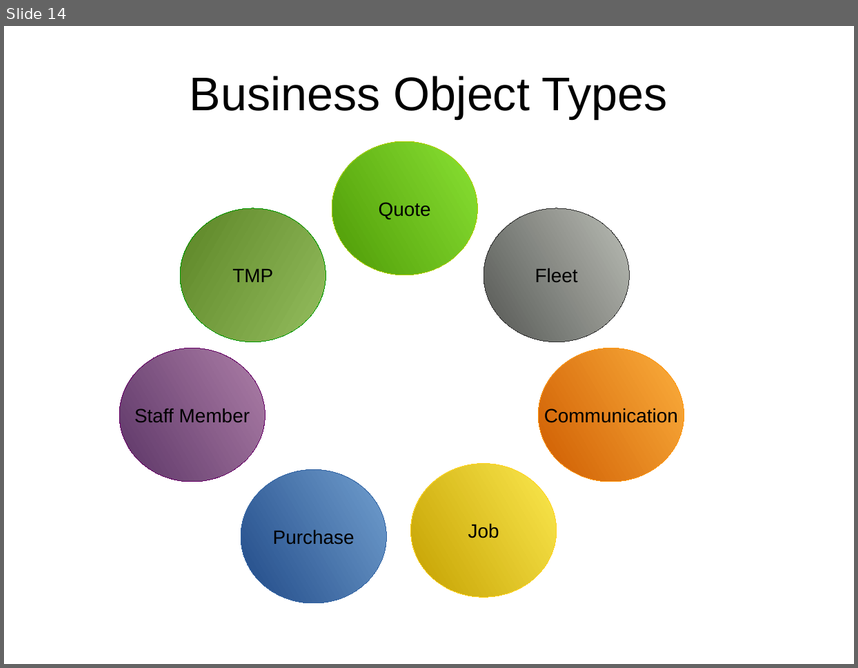
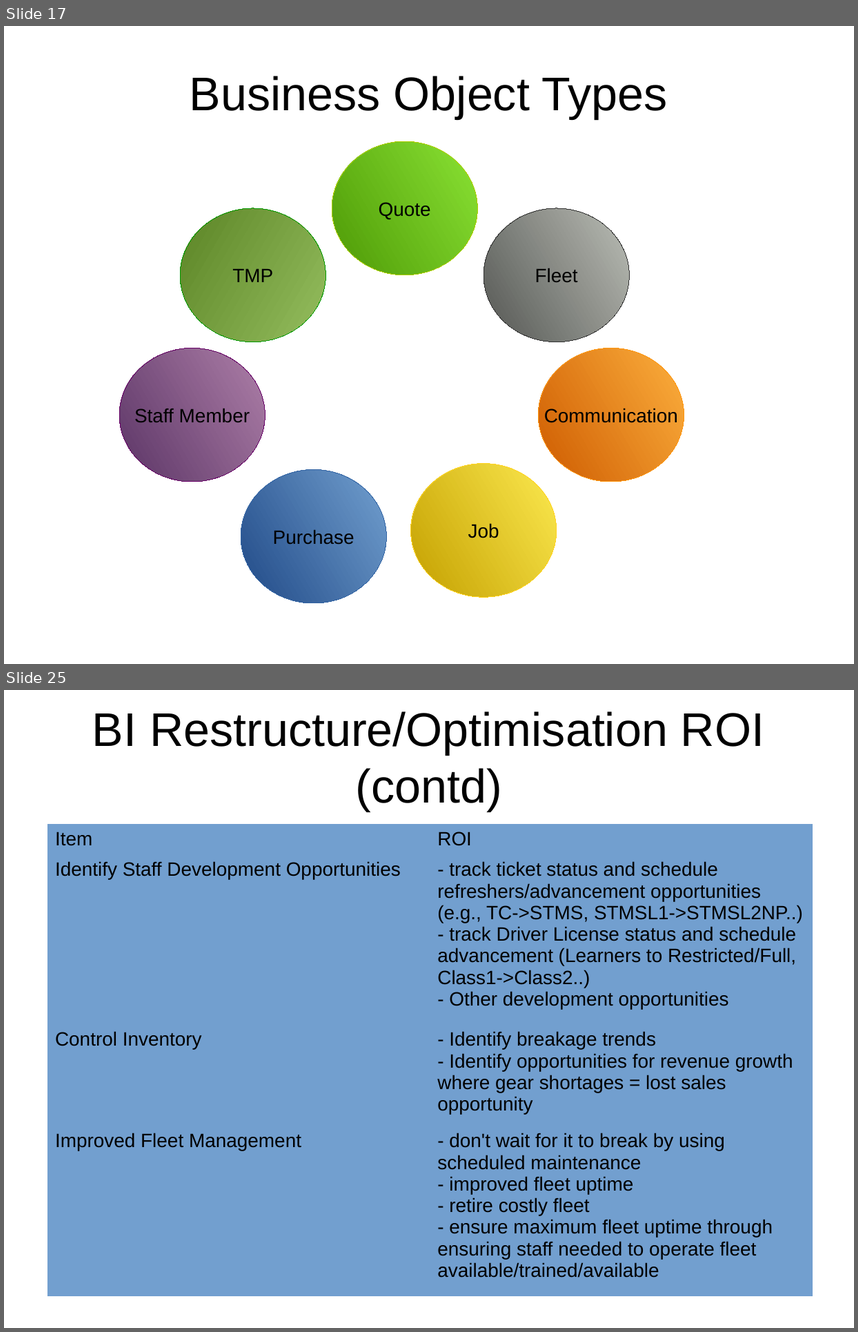
Before and after one commit to monkeysh1ne/TMNZ_Stuff, a slide deck: Workflows BP Models.odp. Shown one above the other, each under a label of ours: slide 14 before the commit, slides 17 and 25 after it; the slides between them are not shown. The pictures are 858x668 and 858x1332 pixels, drawn with LibreOffice and Linux fonts; fonts in the diff are those of the drawing. Boxes give left, top, right and bottom in pixels: in the first picture for what was removed or moved away, otherwise in the second. Text is boxed around its words. In the diff, an @@ line names an element or a change of style, - is before the commit and + after.

Commit message:
Added 'ROI, Title Page, TOC & Introduction' in 'Workflows BP Models' presentation.

```diff
--- a/Workflows BP Models.odp
+++ b/Workflows BP Models.odp
@@ slide 25 added at (x1=4, y1=690, x2=854, y2=1328), background #FFFFFF @@
@@ title added at (x1=92, y1=711, x2=764, y2=811), 44 pt, text #000000 @@
+BI Restructure/Optimisation ROI (contd)
@@ table added at (x1=47, y1=825, x2=813, y2=1288), 4 rows, 2 columns @@
+Item | ROI
+Identify Staff Development Opportunities | - track ticket status and schedule refreshers/advancement opportunities (e.g., TC->STMS, STMSL1->STMSL2NP..) / - track Driver License status and schedule advancement (Learners to Restricted/Full, Class1->Class2..) / - Other development opportunities
+Control Inventory | - Identify breakage trends / - Identify opportunities for revenue growth where gear shortages = lost sales opportunity
+Improved Fleet Management | - don't wait for it to break by using scheduled maintenance / - improved fleet uptime / - retire costly fleet / - ensure maximum fleet uptime through ensuring staff needed to operate fleet available/trained/available
@@ what was slide 14 is now slide 17 @@
```
Also in this commit, not shown: 2 slides changed, 8 other slides added, 1 other file.
